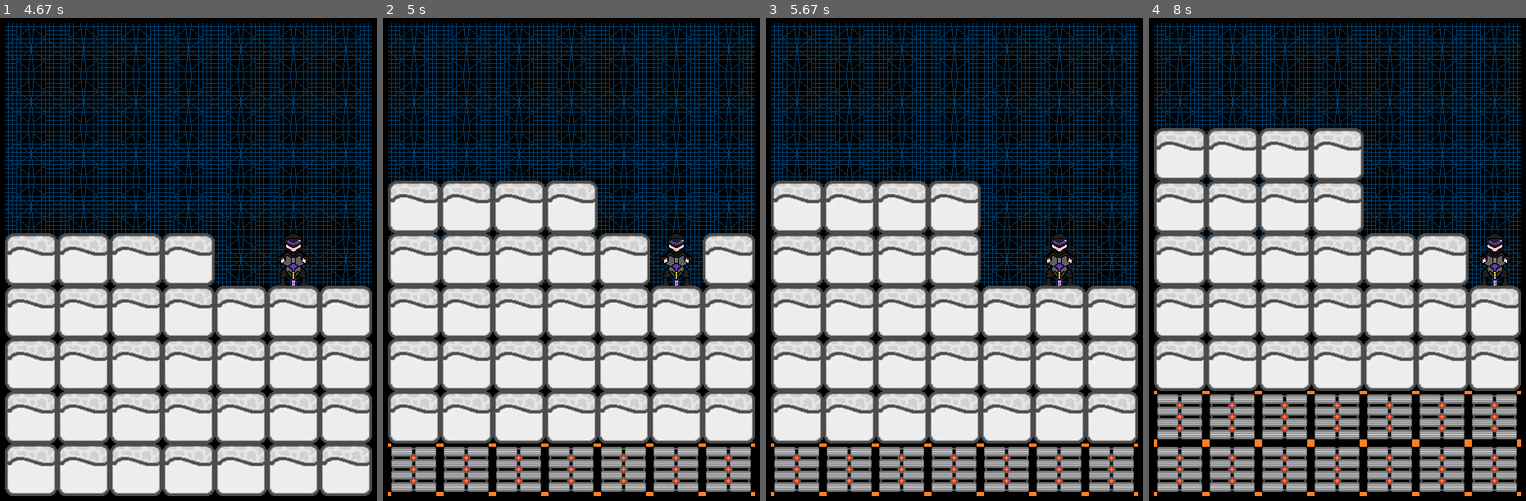
Above: before the commit, frames 1-4 (left to right).
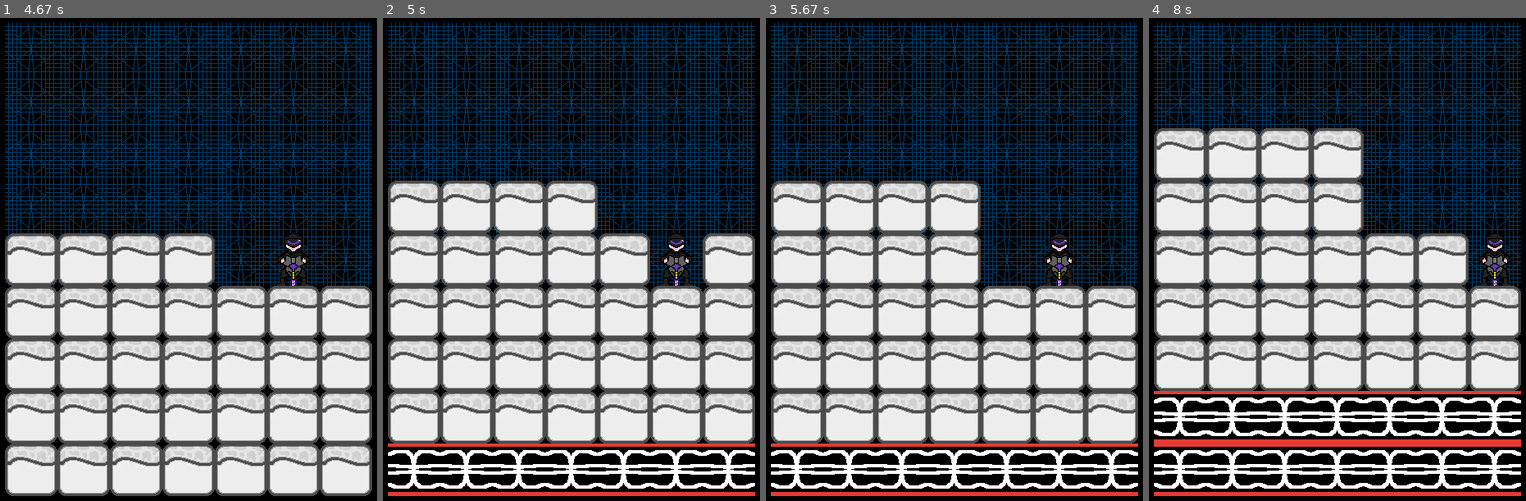
Above: after the commit, the same moments.

Repository: aurelieduprez/Mr.Driller
Game: pygame game, started from Mr. Driller/main.py
The game is run twice, just before and just after one commit, with the same random seed, the same clock (stepped at 60 frames per second) and the same inputs.
Inputs:
- Up to frame 1 (4.67 s): tap D at 0.33 s; hold Right 0.67-1.13 s; hold Left 2.17-2.7 s; hold Down 2.73-3.2 s; hold Left 3.23-3.63 s; hold Right from 4.07 s (still down)
- Up to frame 2 (5 s): release Right at 4.7 s; hold Down from 4.73 s (still down)
- Up to frame 3 (5.67 s): release Down at 5.1 s; hold Left 5.13-5.6 s; hold Right from 5.63 s (still down)
- Up to frame 4 (8 s): release Right at 6.1 s; tap D at 6.47 s; hold Down from 7.87 s (still down)

Frame 1 is identical in both runs. In frame 2, 8.6% of the frame differs, in the area x 1-99%, y 88-99%; in frame 3, 8.6%; in frame 4, 17%, in the area x 1-99%, y 77-99%.

Commit message:
add End.block

Diff:
--- a/Mr. Driller/block.py
+++ b/Mr. Driller/block.py
@@ -99,3 +99,10 @@
     def __init__(self, posX, posY):
         Block.__init__(self, posX, posY,1,0)
         self._texturePath = path.join("Assets", "Textures", "Blocks", "Pill", "pill.png")
+
+class End(Block):
+    """Oxygen Pill"""
+
+    def __init__(self, posX, posY):
+        Block.__init__(self, posX, posY,1,0)
+        self._texturePath = path.join("Assets", "Textures", "Blocks", "End", "b_s.png")
--- a/Mr. Driller/level.py
+++ b/Mr. Driller/level.py
@@ -22,7 +22,7 @@
                 line.append(newBlock)
         else:
             for j in range(width):
-                newBlock = block.Unbreakable(j, i)
+                newBlock = block.End(j, i)
                 line.append(newBlock)
 
 
